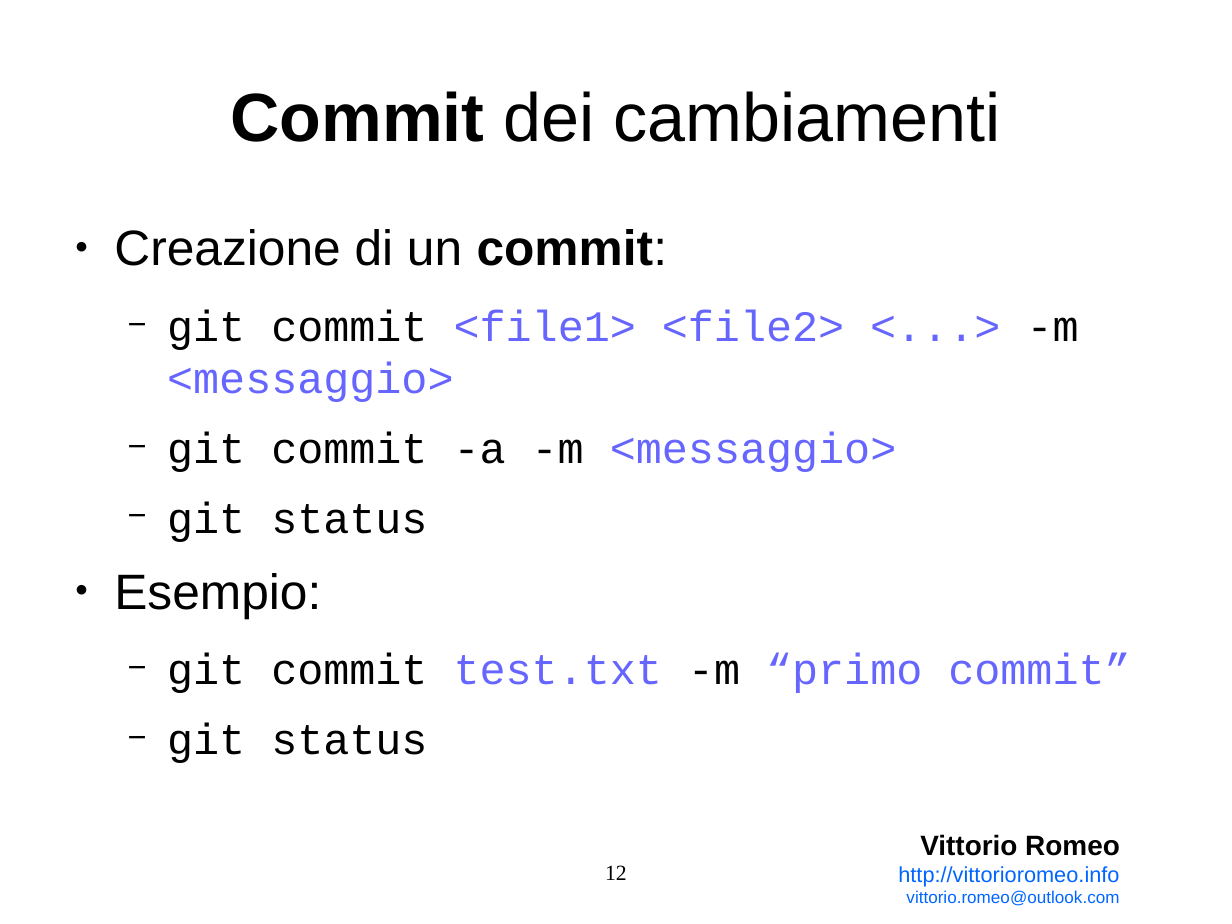
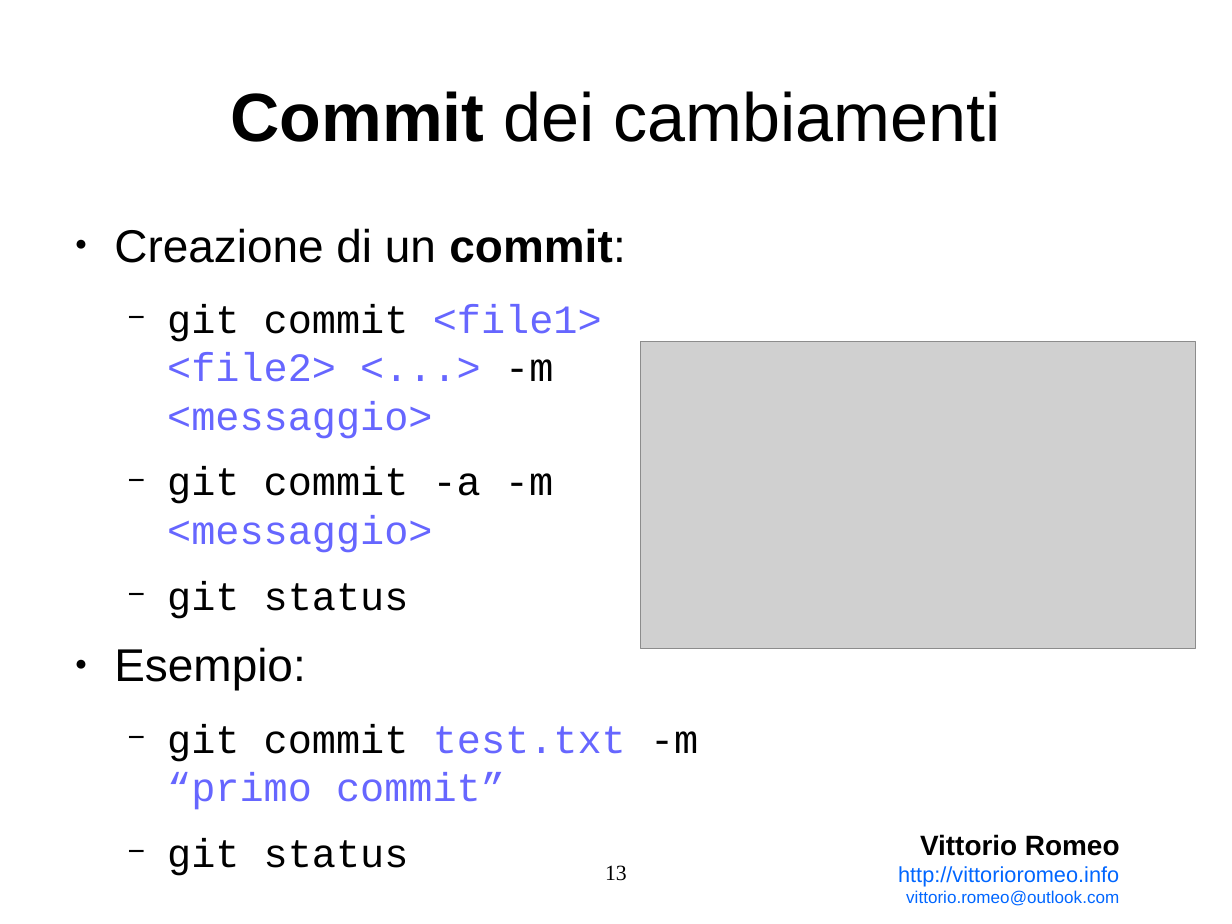
Before and after one commit to vittorioromeo/linuxDay2014, a slide deck: slide 13 of presentation.odp (slide 12 before the commit). Drawn at 1232x924 pixels with LibreOffice and Linux fonts; fonts in the diff are those of the drawing; grey boxes stand for pictures; background and template pictures are left out. Boxes give left, top, right and bottom in pixels: in the first picture for what was removed or moved away, otherwise in the second. Text is boxed around its words. In the diff, an @@ line names an element or a change of style, - is before the commit and + after.

Commit message:
Progress

```diff
--- a/presentation.odp
+++ b/presentation.odp
@@ text "Creazione di un commit:" at <box>114,228,698,876</box>: size 32 to 29.6 pt in "Creazione di un commit:", "Esempio:"; size 28 to 25.9 pt in "git commit <file1> <file2> <...> -m <messaggio>", "git commit -a -m <messaggio>", "git status", "git commit test.txt -m “primo commit”" and 1 more places @@
@@ picture added at <box>642,342,1196,648</box> @@
@@ page number at <box>605,865,627,881</box>: text changed @@
-12
+13
```
Also in this commit, not shown: 4 other slides changed, 2 slides added, 1 slide removed.
